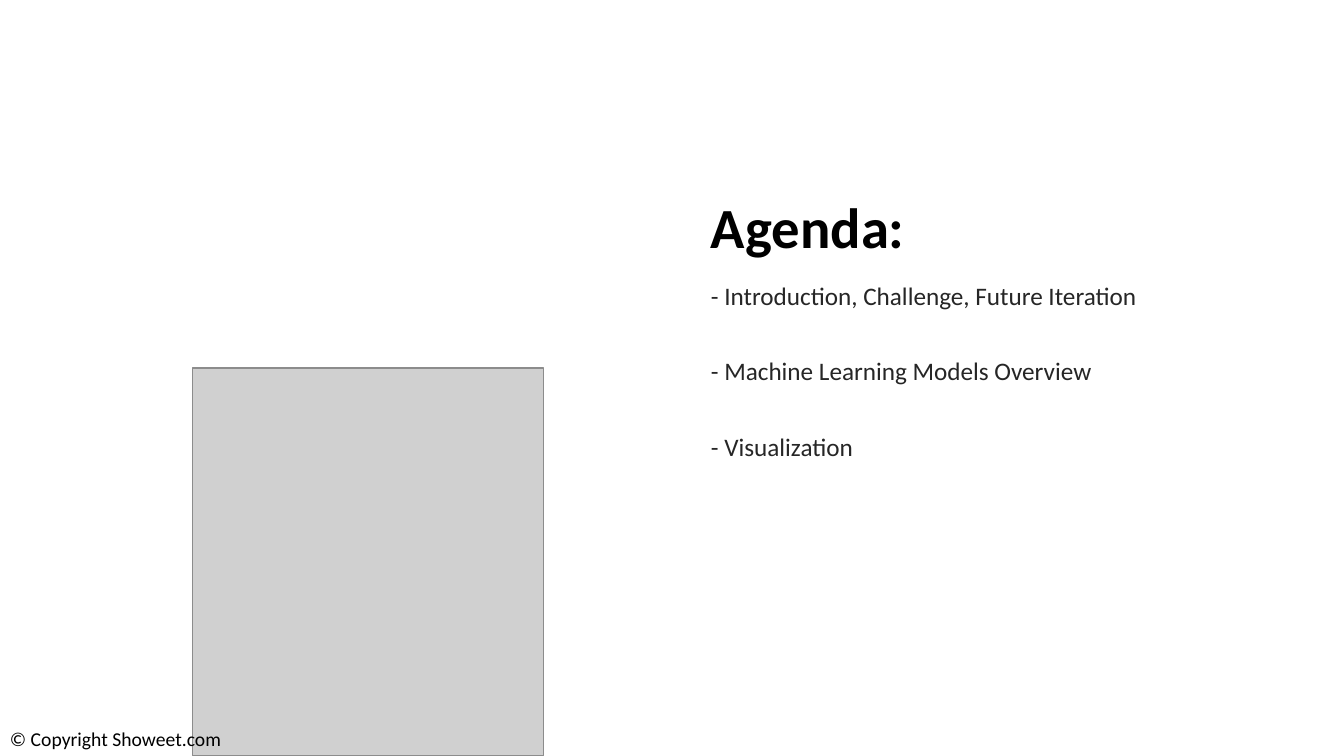
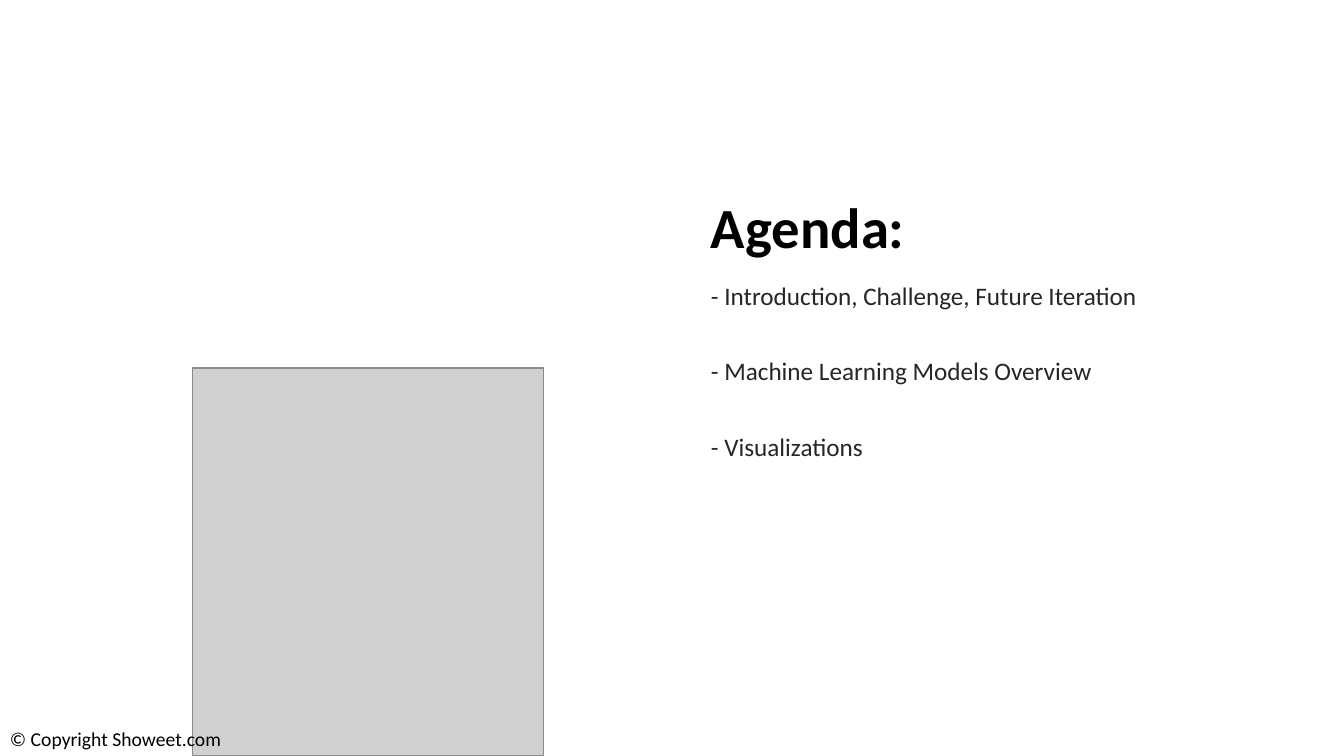
Before and after one commit to joeldemontigny/project-sports-analytics-NHL-3.0, a slide deck: slide 2 of project-sports-analytics-nhl3.0.pptx. Drawn at 1344x756 pixels with LibreOffice and Linux fonts; fonts in the diff are those of the drawing; grey boxes stand for pictures; background and template pictures are left out. Boxes give left, top, right and bottom in pixels: in the first picture for what was removed or moved away, otherwise in the second. Text is boxed around its words. In the diff, an @@ line names an element or a change of style, - is before the commit and + after.

```diff
--- a/project-sports-analytics-nhl3.0.pptx
+++ b/project-sports-analytics-nhl3.0.pptx
@@ text at (724, 438, 862, 456): text changed @@
-- Visualization
+- Visualizations
```
Also in this commit, not shown: 1 slide removed.
